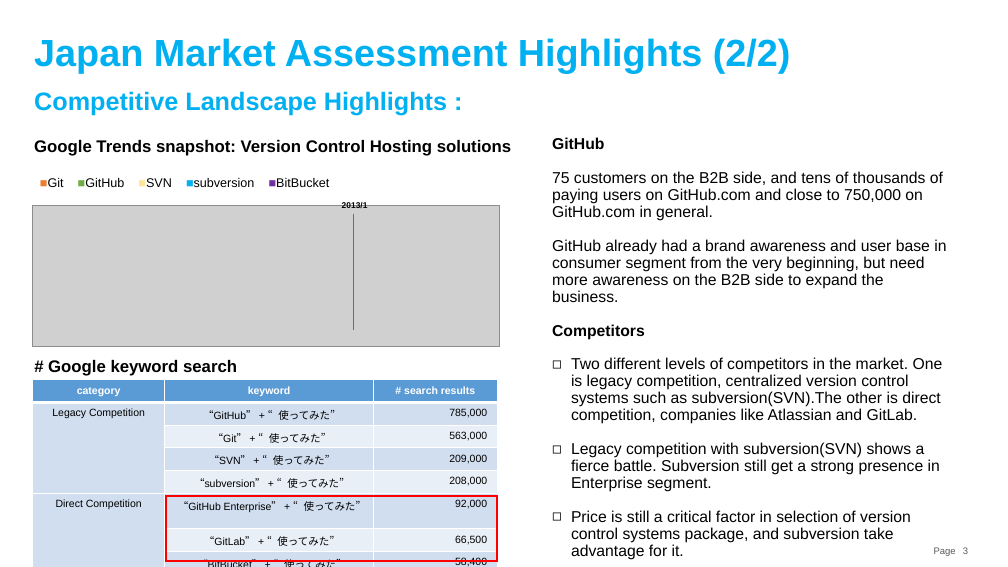
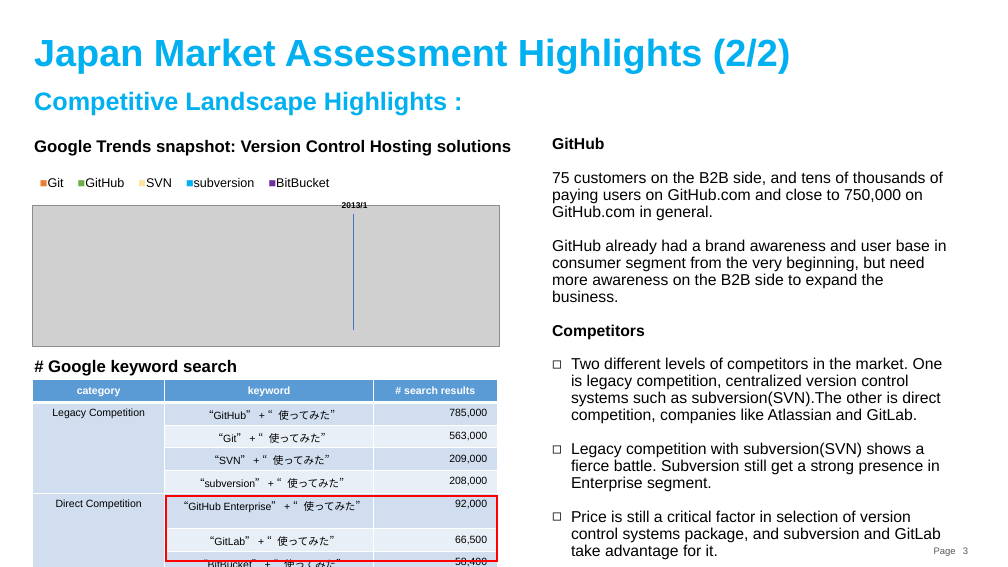
Before and after one commit to souebina/GitHub-Japan-Marketing-Plan, a slide deck: slide 3 of GitHub Japan Marketing Strategy.pptx. Drawn at 1008x567 pixels with LibreOffice and Linux fonts; fonts in the diff are those of the drawing; grey boxes stand for pictures. Boxes give left, top, right and bottom in pixels: in the first picture for what was removed or moved away, otherwise in the second. Text is boxed around its words. In the diff, an @@ line names an element or a change of style, - is before the commit and + after.

Commit message:
Update P.3

```diff
--- a/GitHub Japan Marketing Strategy.pptx
+++ b/GitHub Japan Marketing Strategy.pptx
@@ text at (x1=571, y1=510, x2=941, y2=560): text changed @@
-◻ Price is still a critical factor in selection of version control systems package, and subversion take advantage for it.
+◻ Price is still a critical factor in selection of version control systems package, and subversion and GitLab take advantage for it.
```
